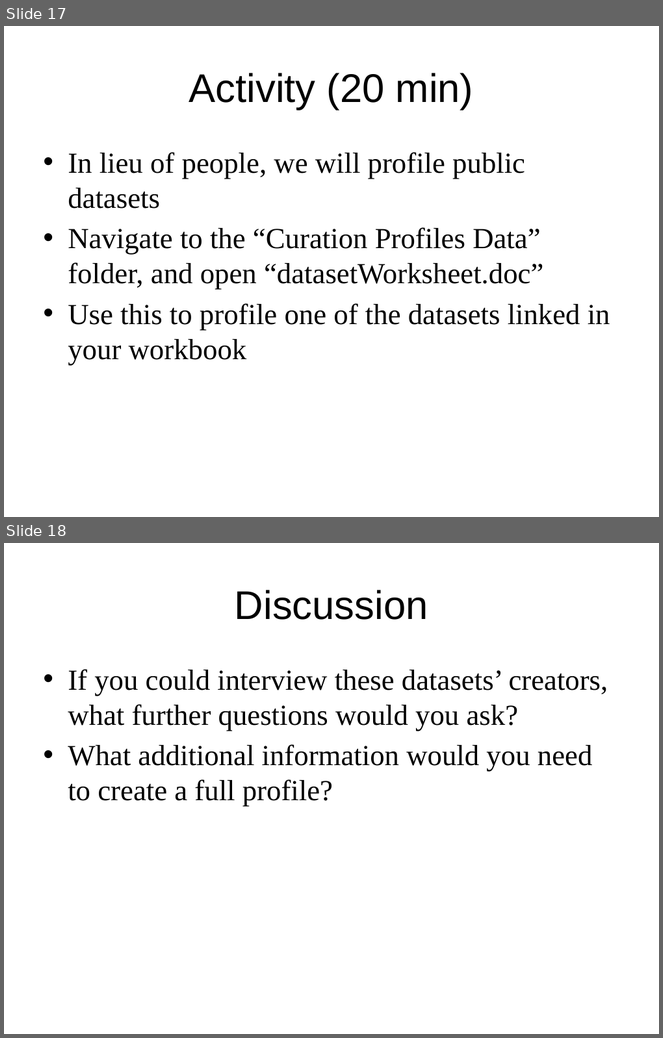
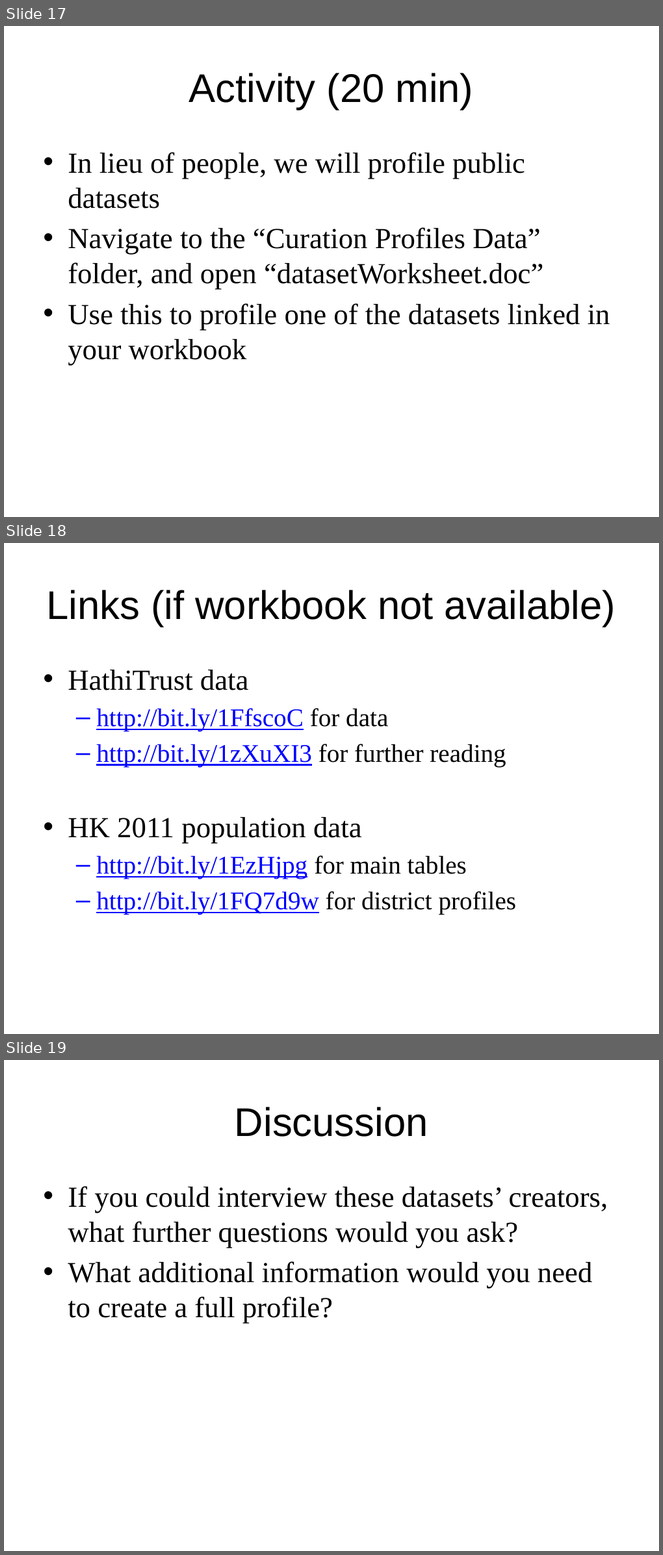
Before and after one commit to DataCurationWorkshop/HongKongCurationWorkshop, a slide deck: Day_1/Lab/Day_1_Lab_DCToolkit.pptx. Shown one above the other, each under a label of ours: slides 17 and 18 before the commit, slides 17, 18 and 19 after it. The pictures are 663x1038 and 663x1555 pixels, drawn with LibreOffice and Linux fonts; fonts in the diff are those of the drawing; background and template pictures are left out. Boxes give left, top, right and bottom in pixels: in the first picture for what was removed or moved away, otherwise in the second. Text is boxed around its words. In the diff, an @@ line names an element or a change of style, - is before the commit and + after.

Commit message:
day 1

```diff
--- a/Day_1/Lab/Day_1_Lab_DCToolkit.pptx
+++ b/Day_1/Lab/Day_1_Lab_DCToolkit.pptx
@@ slide 18 added at (x1=4, y1=543, x2=659, y2=1034), background #FFFFFF @@
@@ title added at (x1=46, y1=590, x2=616, y2=627), 44 pt, text #000000 @@
+Links (if workbook not available)
@@ text added at (x1=68, y1=670, x2=517, y2=915), 28 pt, text #000000 @@
+• HathiTrust data
+  – http://bit.ly/1FfscoC for data
+  – http://bit.ly/1zXuXI3 for further reading
+• HK 2011 population data
+  – http://bit.ly/1EzHjpg for main tables
+  – http://bit.ly/1FQ7d9w for district profiles
@@ what was slide 18 is now slide 19 @@
```
